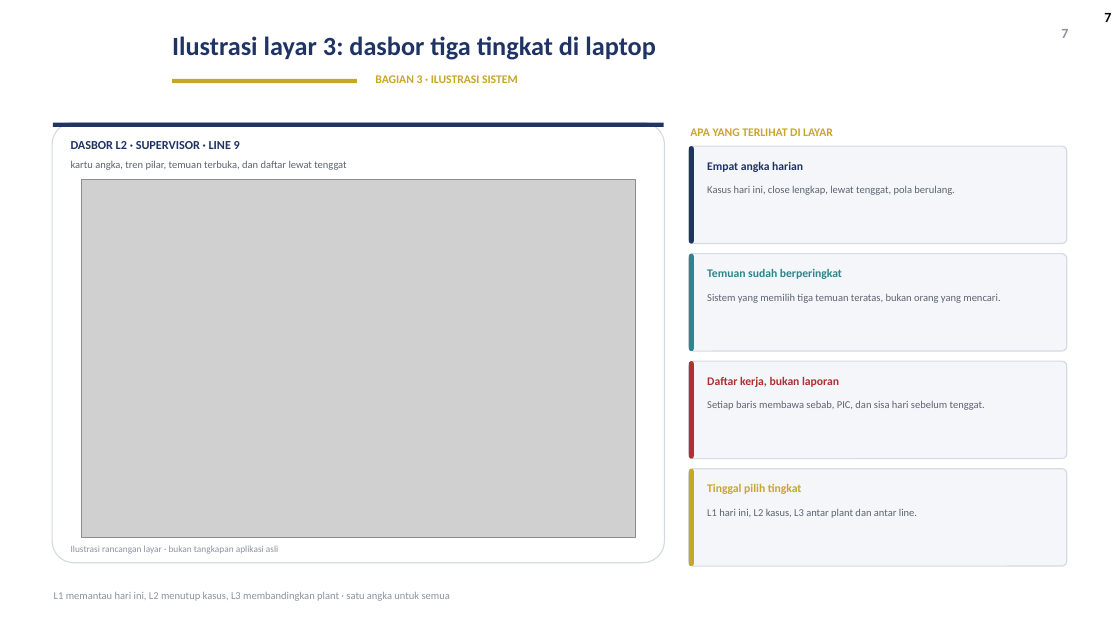
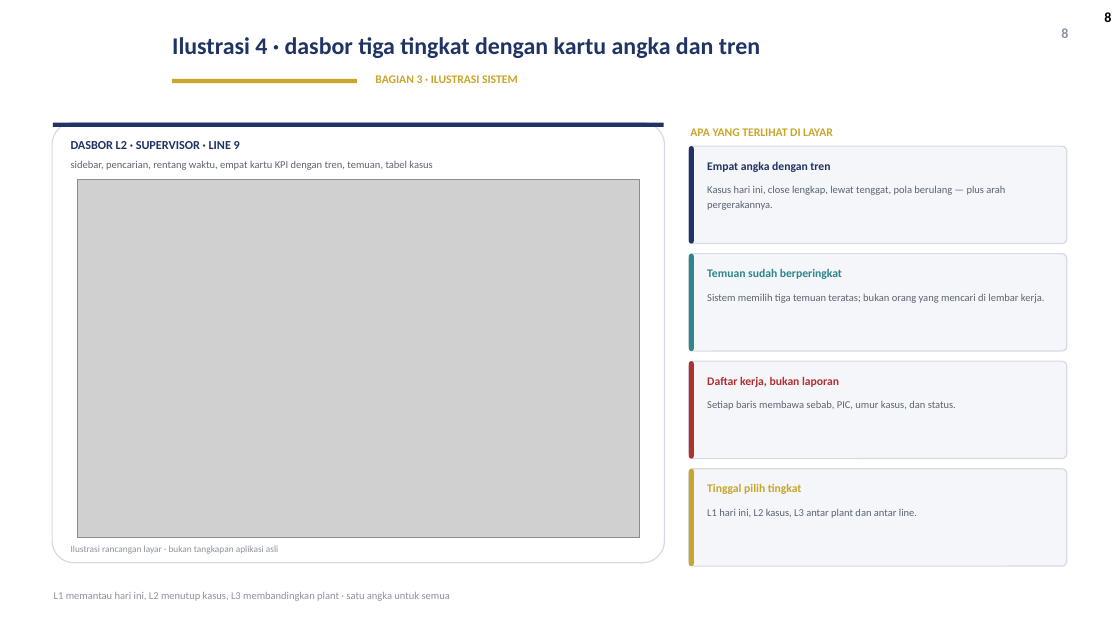
Before and after one commit to GalaxyDust/DailyMonitoringSystem_App, a slide deck: slide 8 of docs/DMS_Digitalisasi_v1.pptx (slide 7 before the commit). Drawn at 1120x630 pixels with LibreOffice and Linux fonts; fonts in the diff are those of the drawing; grey boxes stand for pictures; background and template pictures are left out. Boxes give left, top, right and bottom in pixels: in the first picture for what was removed or moved away, otherwise in the second. Text is boxed around its words. In the diff, an @@ line names an element or a change of style, - is before the commit and + after.

Commit message:
docs: ilustrasi aplikasi versi pro (7 layar: isi papan, TV, absensi, dasbor, detail kasus, laporan KPI, admin)

```diff
--- a/docs/DMS_Digitalisasi_v1.pptx
+++ b/docs/DMS_Digitalisasi_v1.pptx
@@ text at (1061,28,1068,38): text changed @@
-7
+8
@@ page number at (1104,12,1111,22): text changed @@
-7
+8
@@ title at (172,37,760,58): text changed; size 22.5 to 20.5 pt @@
-Ilustrasi layar 3: dasbor tiga tingkat di laptop
+Ilustrasi 4 · dasbor tiga tingkat dengan kartu angka dan tren
@@ text at (71,161,432,170): text changed @@
-kartu angka, tren pilar, temuan terbuka, dan daftar lewat tenggat
+sidebar, pencarian, rentang waktu, empat kartu KPI dengan tren, temuan, tabel kasus
@@ text at (707,161,830,172): text changed @@
-Empat angka harian
+Empat angka dengan tren
@@ picture: place and size @@
-picture at (82,180,635,538)
+picture at (77,180,639,538)
@@ text at (707,186,1005,210): text changed @@
-Kasus hari ini, close lengkap, lewat tenggat, pola berulang.
+Kasus hari ini, close lengkap, lewat tenggat, pola berulang — plus arah pergerakannya.
@@ text at (707,294,1045,303): text changed @@
-Sistem yang memilih tiga temuan teratas, bukan orang yang mencari.
+Sistem memilih tiga temuan teratas; bukan orang yang mencari di lembar kerja.
@@ text at (707,401,956,410): text changed @@
-Setiap baris membawa sebab, PIC, dan sisa hari sebelum tenggat.
+Setiap baris membawa sebab, PIC, umur kasus, dan status.
```
Also in this commit, not shown: 5 other slides changed, 2 slides added, 2 slides removed, 10 other files.
